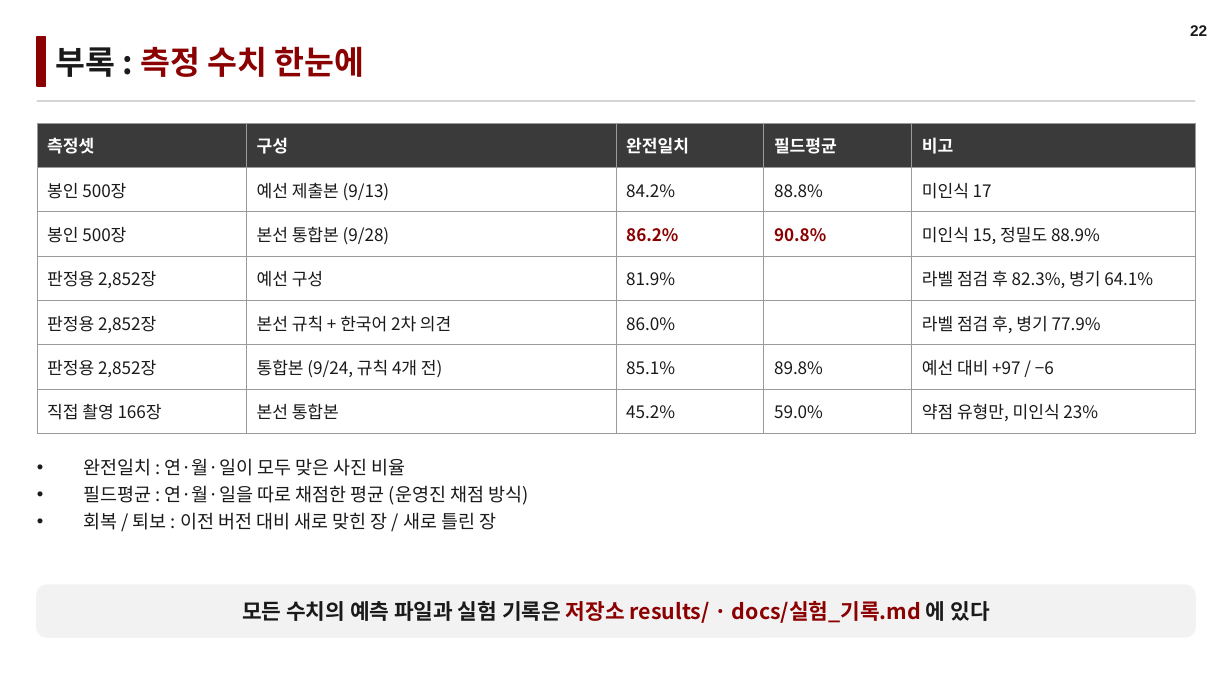
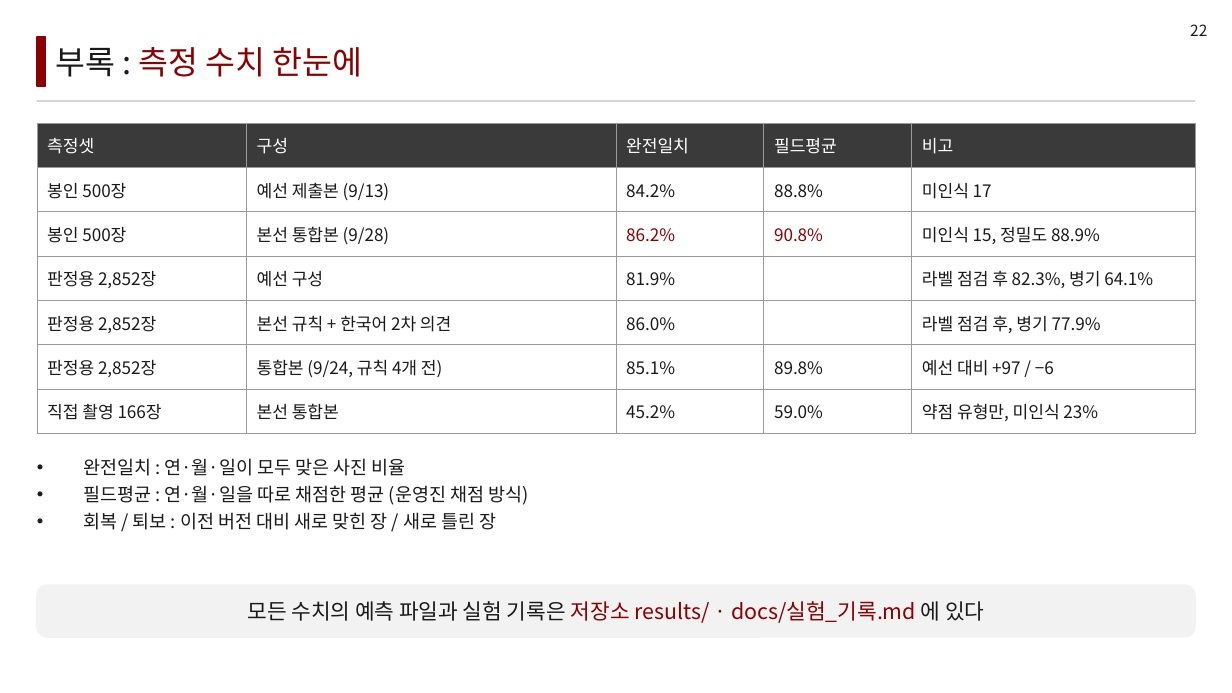
Before and after one commit to LEEbyeongchul/itda3-CODE-subway, a slide deck: slide 22 of 발표/[CODE]_서브웨이_본선발표.pptx. Drawn at 1232x693 pixels with LibreOffice and Linux fonts; fonts in the diff are those of the drawing. Boxes give left, top, right and bottom in pixels: in the first picture for what was removed or moved away, otherwise in the second. Text is boxed around its words. In the diff, an @@ line names an element or a change of style, - is before the commit and + after.

```diff
--- a/발표/[CODE]_서브웨이_본선발표.pptx
+++ b/발표/[CODE]_서브웨이_본선발표.pptx
@@ text "22" at [1190,24,1207,36]: font Arial to Noto Sans CJK KR, bold off @@
@@ text "부록 : 측정 수치 한눈에" at [55,47,363,77]: bold off @@
@@ table at [37,123,1195,434] @@
@@ bold off in "측정셋", "구성", "완전일치", "필드평균" and 3 more places @@
@@ text "모든 수치의 예측 파일과 실험 ..." at [247,601,984,623]: bold off @@
```
Also in this commit, not shown: 21 other slides changed, 3 other files.
